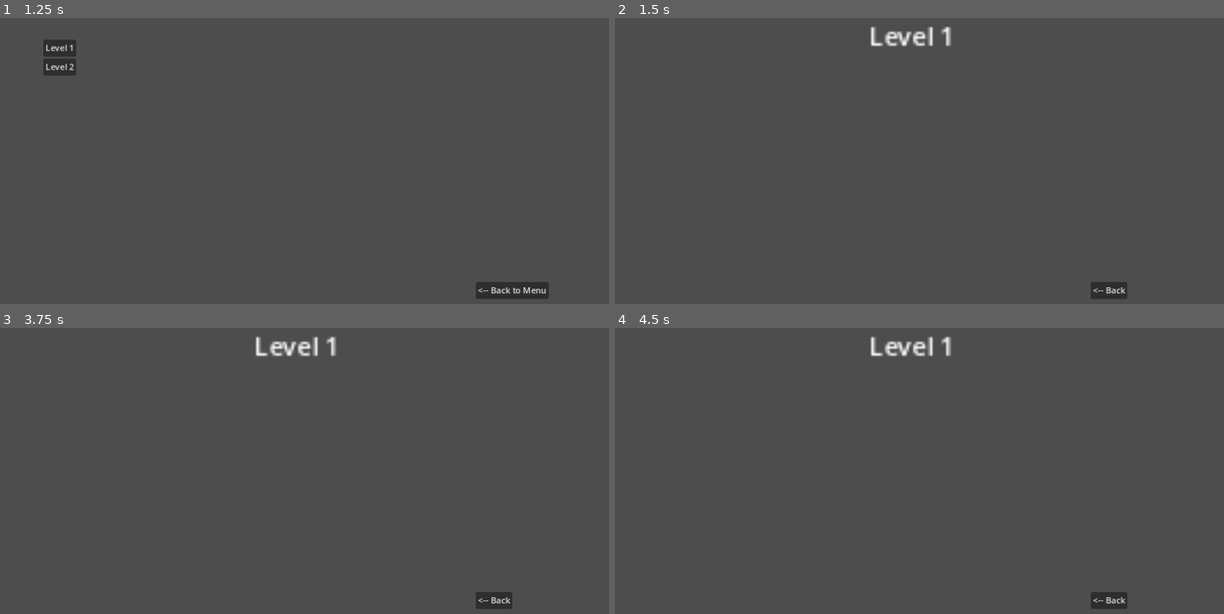
Above: before the commit, frames 1-4 (two rows, left to right).
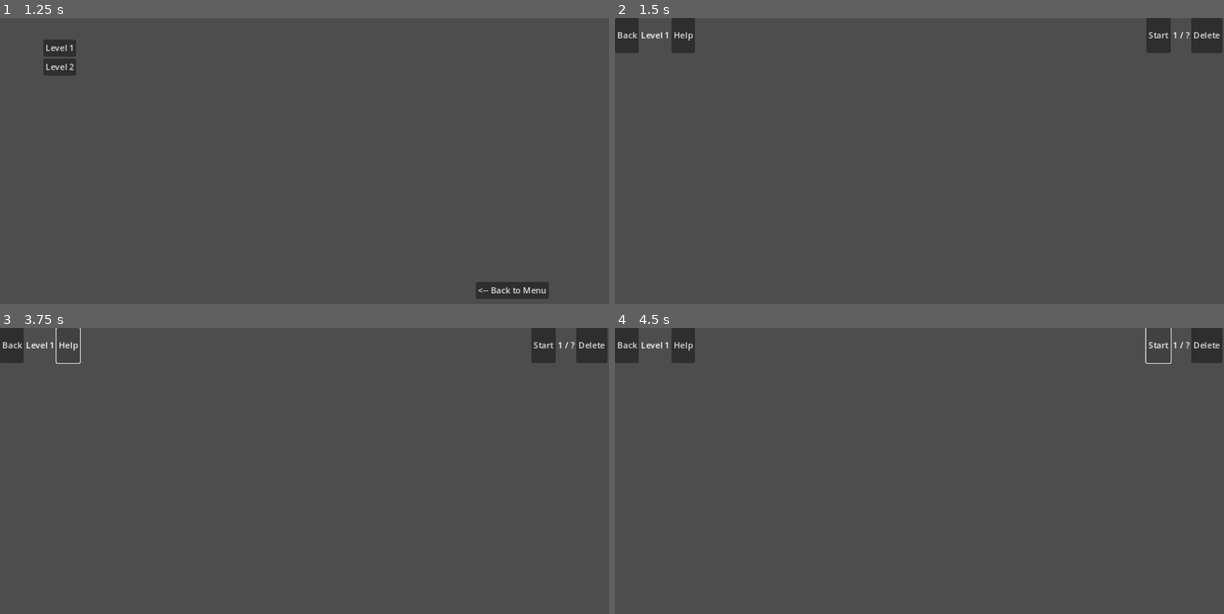
Above: after the commit, the same moments.

Repository: lighter3000/Projektgruppe-23-Link
Game: Godot game, scene res://main_menu/mainmenu.tscn
Same seed, same stepped clock (60 frames per second), same inputs: the game is played once before the commit and once after it.
Inputs (mouse positions are in pixels of both pictures, inside the frame that each line leads up to):
- Up to frame 1 (1.25 s): click (304, 149) at 0.5 s
- Up to frame 2 (1.5 s): click "Level 1" at 1.25 s
- Up to frame 3 (3.75 s): click "<-- Back" (after the commit: "Back") at 2 s; click "Level 1" at 2.75 s; click (66, 345) at 3.5 s, where only the run after the commit has a clickable "Help"
- Up to frame 4 (4.5 s): click (1157, 345) at 4.25 s, where only the run after the commit has a clickable "Start"

Frame 1 is identical in both runs. In frame 2, 2.8% of the frame differs, in the area x 0-100%, y 0-99%; in frame 3, 2.5%; in frame 4, 2.5%.

Commit message:
Level 1 GUI-Elements
Added GUI Elements to Level 1 (not functional atm.)

Diff:
--- a/level_overview/level_overview.gd
+++ b/level_overview/level_overview.gd
@@ -7,7 +7,7 @@
 
 
 # Called every frame. 'delta' is the elapsed time since the previous frame.
-func _process(delta):
+func _process(_delta):
 	pass
 
 
--- a/levels/level1/level_1.tscn
+++ b/levels/level1/level_1.tscn
@@ -5,23 +5,48 @@
 [node name="level1" type="Node2D"]
 script = ExtResource("1_daruv")
 
-[node name="title" type="Label" parent="."]
-anchors_preset = 2
-anchor_top = 1.0
+[node name="GUI" type="Control" parent="."]
+layout_mode = 3
+anchors_preset = 15
+anchor_right = 1.0
 anchor_bottom = 1.0
-offset_left = 480.0
-offset_right = 534.0
-offset_bottom = 26.0
-grow_vertical = 0
-scale = Vector2(3, 3)
+grow_horizontal = 2
+grow_vertical = 2
+
+[node name="HBoxContainer" type="HBoxContainer" parent="GUI"]
+offset_right = 1149.0
+offset_bottom = 66.0
+
+[node name="HBoxContainer" type="HBoxContainer" parent="GUI/HBoxContainer"]
+layout_mode = 2
+
+[node name="Back_Button" type="Button" parent="GUI/HBoxContainer/HBoxContainer"]
+layout_mode = 2
+text = "Back"
+
+[node name="title" type="Label" parent="GUI/HBoxContainer/HBoxContainer"]
+layout_mode = 2
 text = "Level 1"
 metadata/_edit_use_anchors_ = true
 
-[node name="Back_Button" type="Button" parent="."]
-offset_left = 900.0
-offset_top = 500.0
-offset_right = 969.0
-offset_bottom = 531.0
-text = "<-- Back"
+[node name="Help_Button" type="Button" parent="GUI/HBoxContainer/HBoxContainer"]
+layout_mode = 2
+text = "Help"
 
-[connection signal="pressed" from="Back_Button" to="." method="_on_back_button_pressed"]
+[node name="HBoxContainer2" type="HBoxContainer" parent="GUI/HBoxContainer"]
+layout_mode = 2
+size_flags_horizontal = 10
+
+[node name="Start_Button" type="Button" parent="GUI/HBoxContainer/HBoxContainer2"]
+layout_mode = 2
+text = "Start"
+
+[node name="Max_Elements_Label" type="Label" parent="GUI/HBoxContainer/HBoxContainer2"]
+layout_mode = 2
+text = "1 / ?"
+
+[node name="Delete_Button" type="Button" parent="GUI/HBoxContainer/HBoxContainer2"]
+layout_mode = 2
+text = "Delete"
+
+[connection signal="pressed" from="GUI/HBoxContainer/HBoxContainer/Back_Button" to="." method="_on_back_button_pressed"]
